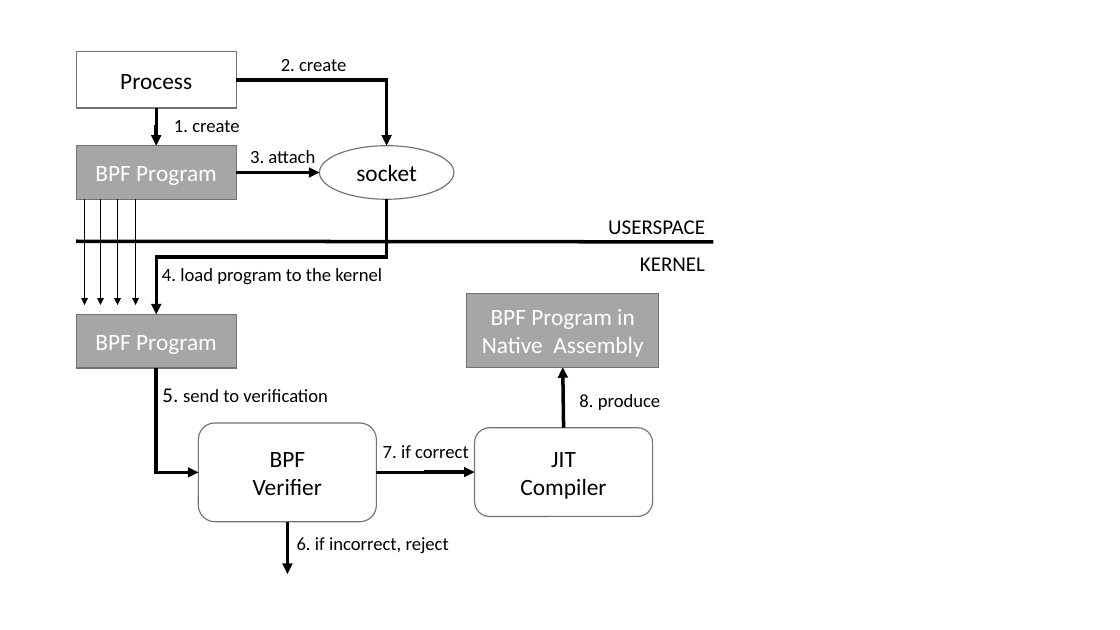
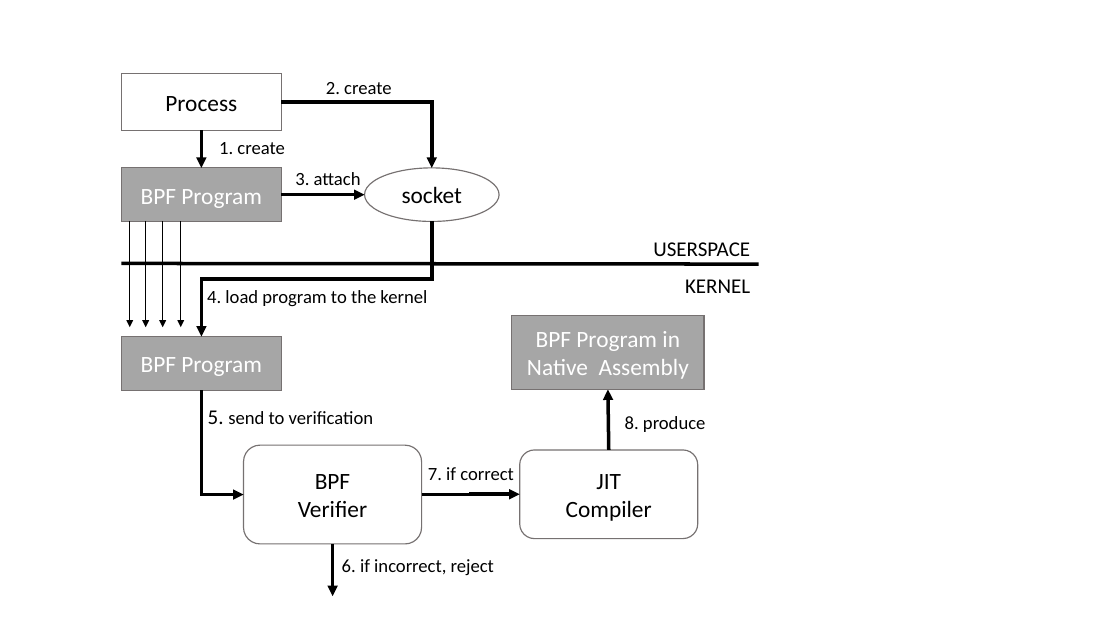
Before and after one commit to ereshetova/dissertation, a slide deck: slide 1 of figures/bpf-overview.pptx. Drawn at 1120x630 pixels with LibreOffice and Linux fonts; fonts in the diff are those of the drawing. Boxes give left, top, right and bottom in pixels: in the first picture for what was removed or moved away, otherwise in the second. Text is boxed around its words. In the diff, an @@ line names an element or a change of style, - is before the commit and + after.

```diff
--- a/figures/bpf-overview.pptx
+++ b/figures/bpf-overview.pptx
@@ 8 texts, 3 elbow arrows, 2 rounded rectangles, 1 arrow: place and size @@
-8 texts, 3 elbow arrows, 2 rounded rectangles, 1 arrow at (156, 59, 705, 574)
+8 texts, 3 elbow arrows, 2 rounded rectangles, 1 arrow at (202, 82, 750, 597)
@@ 5 arrows, 4 rectangles, 3 elbow arrows, 2 texts, 1 ellipse, 1 line: place and size @@
-5 arrows, 4 rectangles, 3 elbow arrows, 2 texts, 1 ellipse, 1 line at (76, 51, 713, 472)
+5 arrows, 4 rectangles, 3 elbow arrows, 2 texts, 1 ellipse, 1 line at (121, 74, 759, 495)
```
Also in this commit, not shown: 1 other file.
